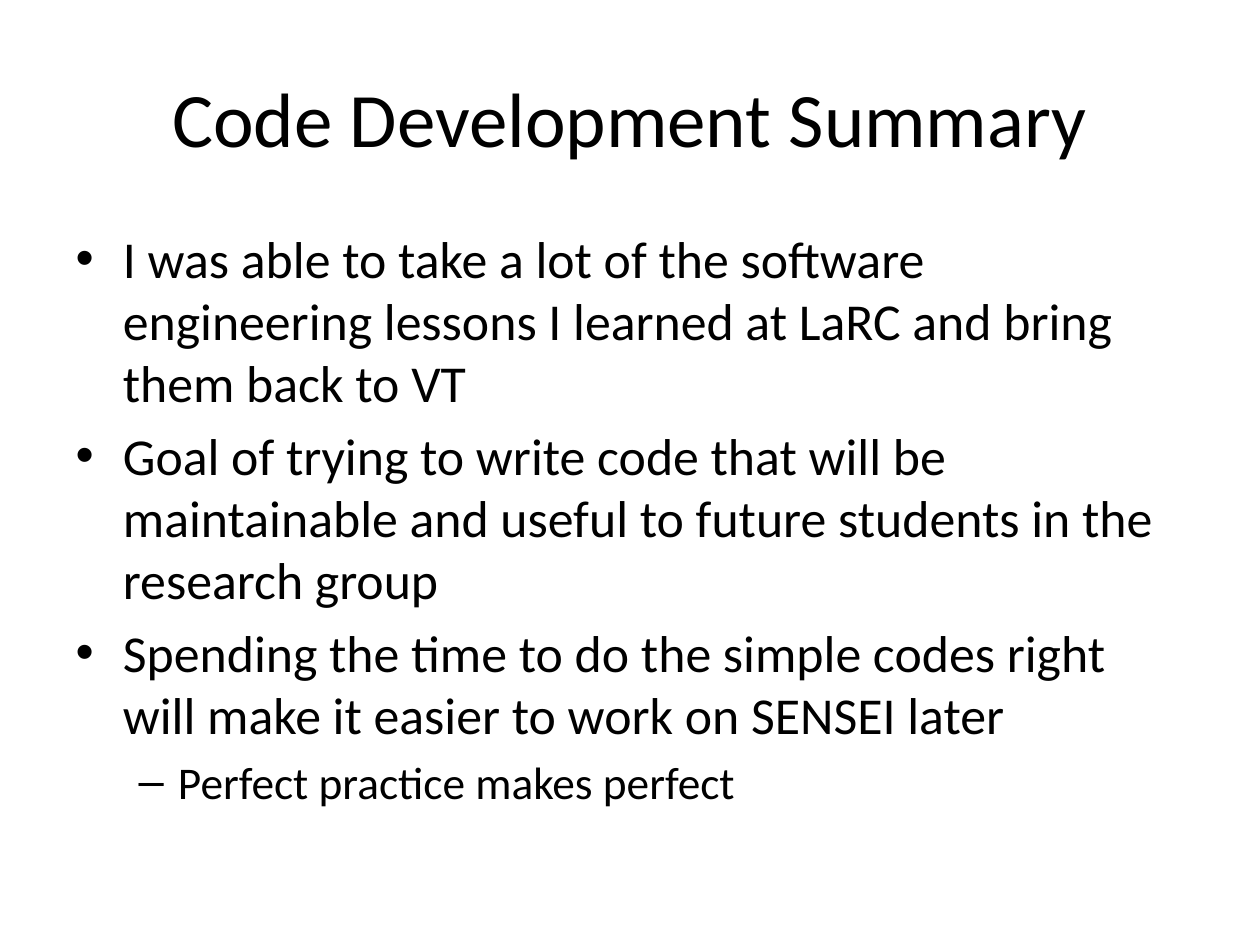
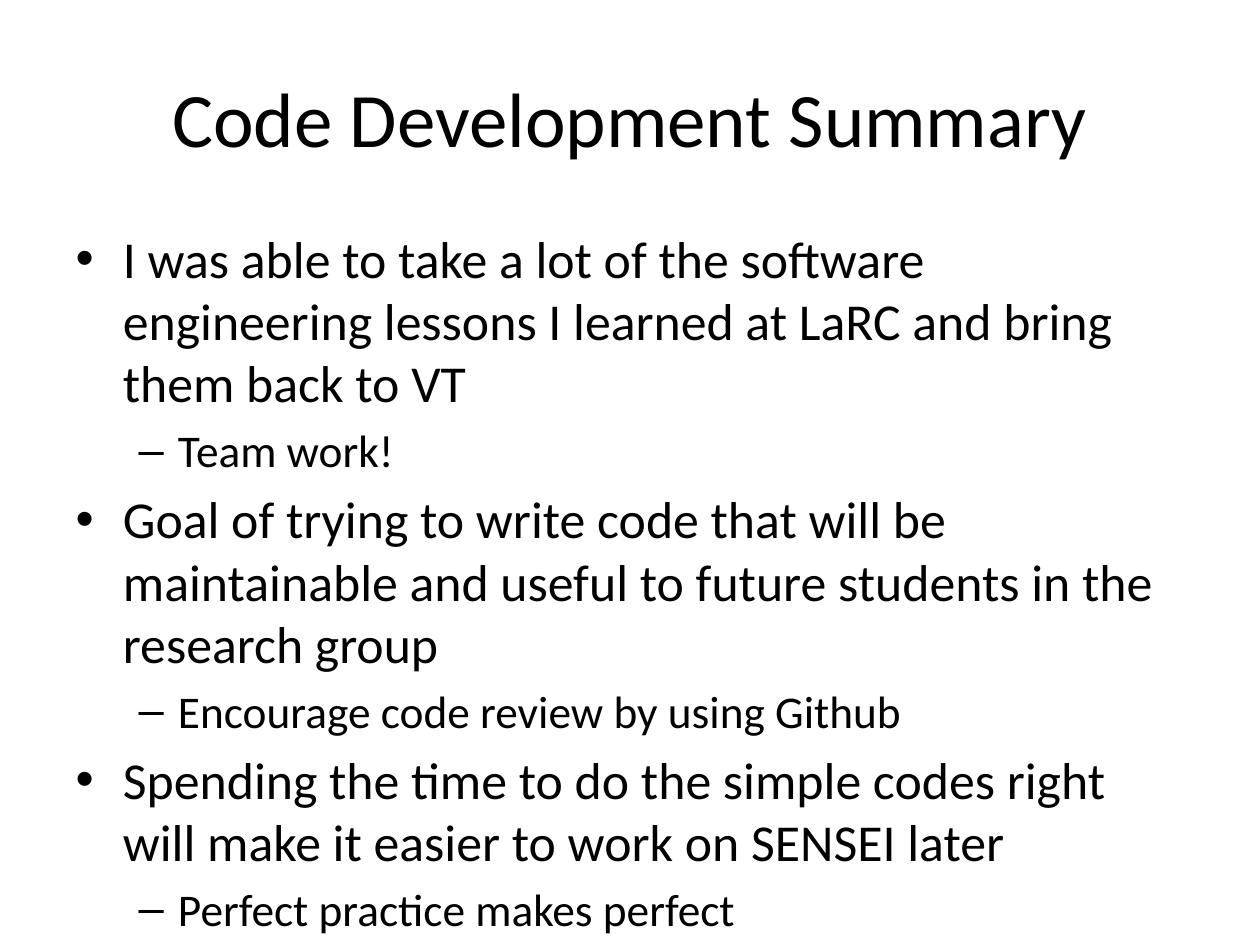
Before and after one commit to jderlaga/Presentations, a slide deck: slide 20 of June_Overview.pptx (slide 18 before the commit). Drawn at 1260x945 pixels with LibreOffice and Linux fonts; fonts in the diff are those of the drawing. Boxes give left, top, right and bottom in pixels: in the first picture for what was removed or moved away, otherwise in the second. Text is boxed around its words. In the diff, an @@ line names an element or a change of style, - is before the commit and + after.

```diff
--- a/June_Overview.pptx
+++ b/June_Overview.pptx
@@ text at [178, 435, 394, 468]: paragraph added @@
+  – Team work!
@@ text at [178, 696, 901, 736]: paragraph added @@
+  – Encourage code review by using Github
```
Also in this commit, not shown: 11 other slides changed, 2 slides added.
